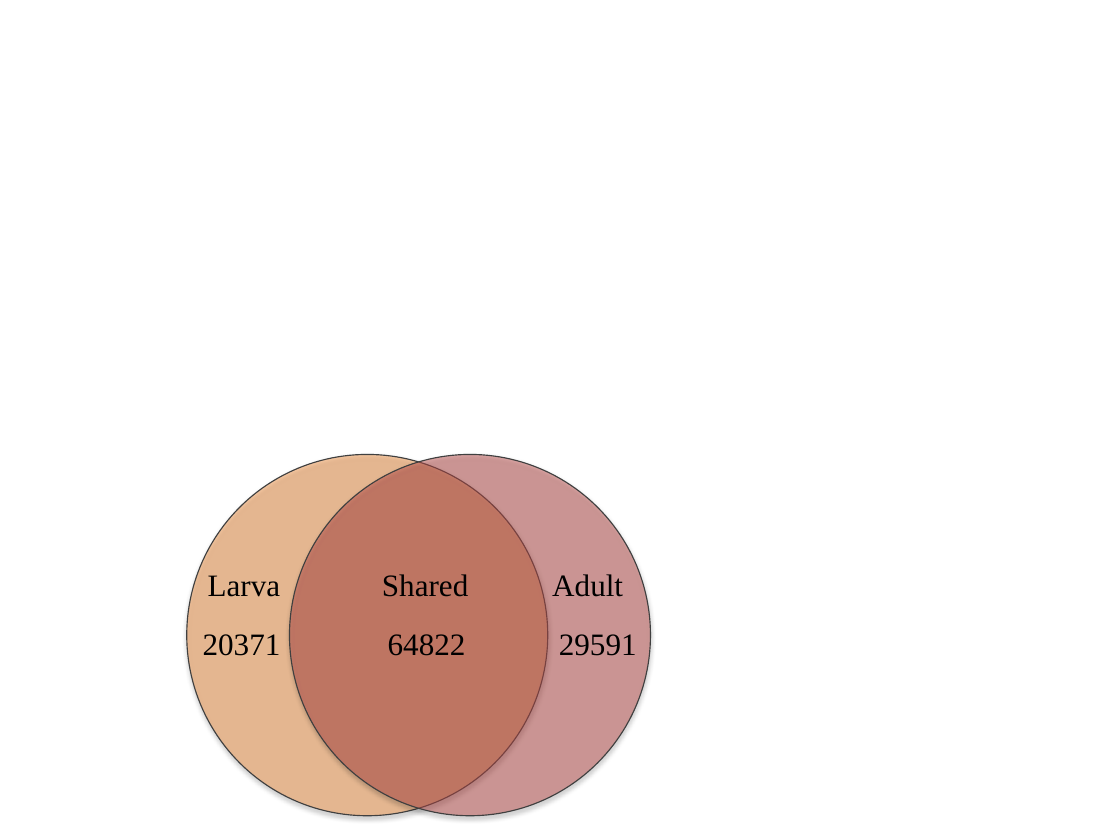
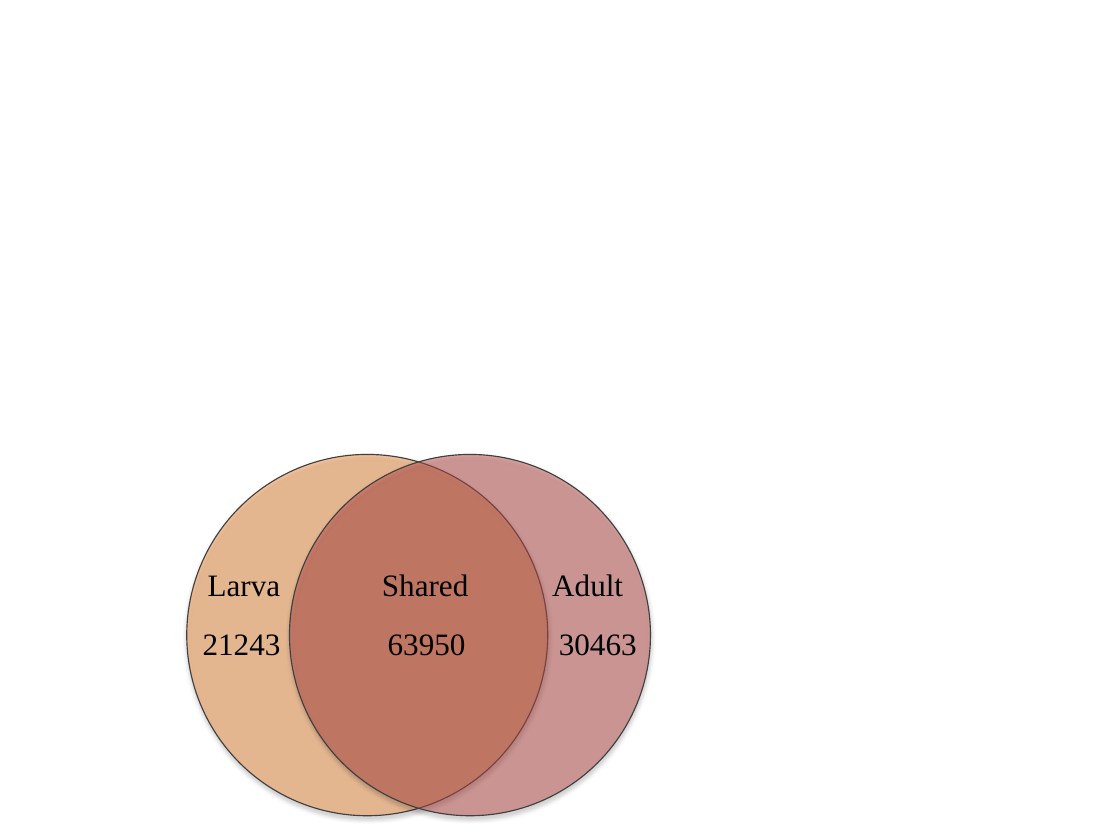
Before and after one commit to macmanes-lab/Lindsay, a slide deck: slide 2 of venn_diagram.pptx. Drawn at 1120x840 pixels with LibreOffice and Linux fonts; fonts in the diff are those of the drawing. Boxes give left, top, right and bottom in pixels: in the first picture for what was removed or moved away, otherwise in the second. Text is boxed around its words. In the diff, an @@ line names an element or a change of style, - is before the commit and + after.

Commit message:
venn

```diff
--- a/venn_diagram.pptx
+++ b/venn_diagram.pptx
@@ text at (203,634,637,656): text changed @@
-20371 64822 29591
+21243 63950 30463
```
